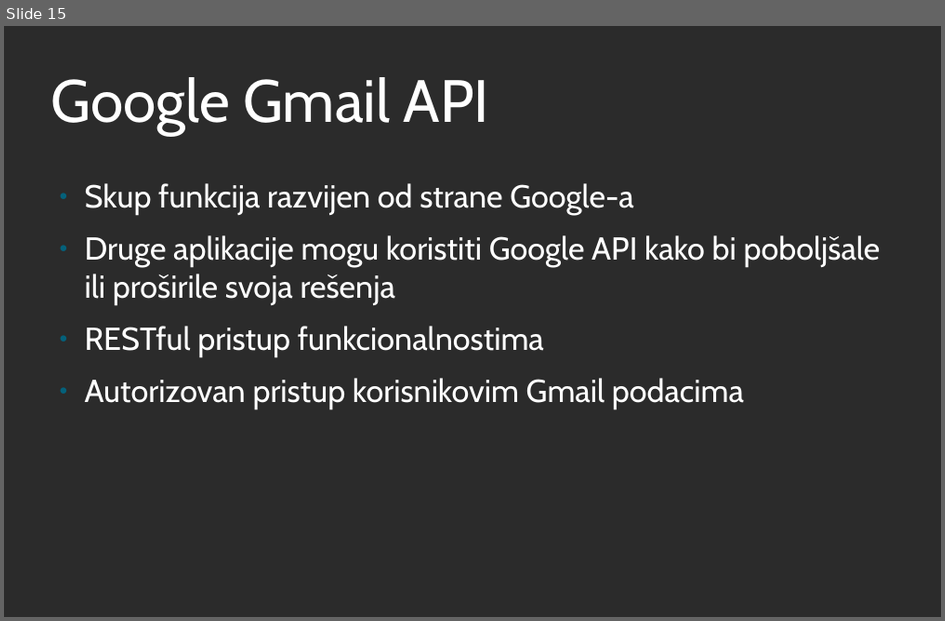
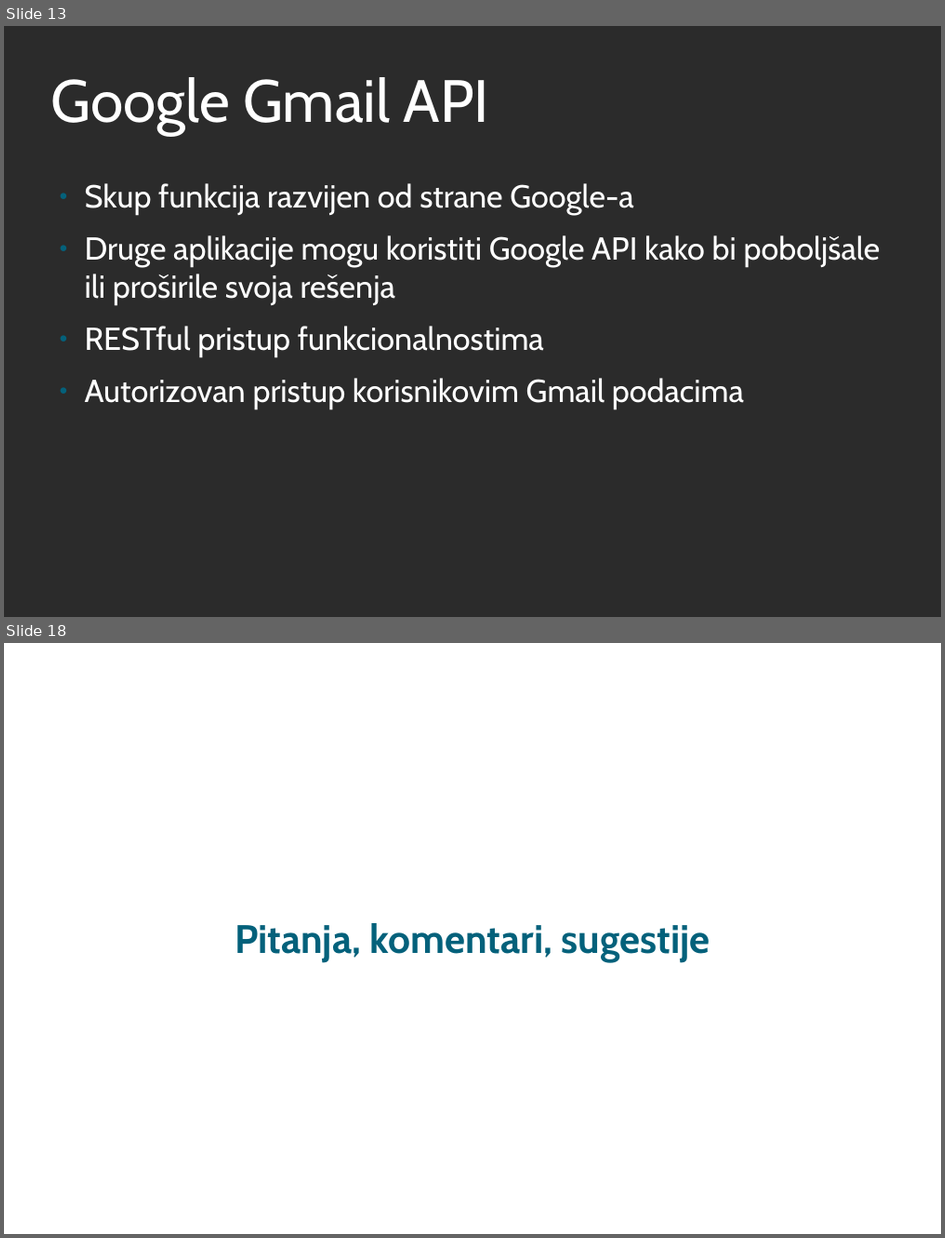
Before and after one commit to iv17/MScThesis, a slide deck: IvanaSavinPresentation.odp. Shown one above the other, each under a label of ours: slide 15 before the commit, slides 13 and 18 after it; the slides between them are not shown. The pictures are 945x621 and 945x1238 pixels, drawn with LibreOffice and Linux fonts; fonts in the diff are those of the drawing; background and template pictures are left out; a plain dark background stands for a picture behind light text. Boxes give left, top, right and bottom in pixels: in the first picture for what was removed or moved away, otherwise in the second. Text is boxed around its words. In the diff, an @@ line names an element or a change of style, - is before the commit and + after.

```diff
--- a/IvanaSavinPresentation.odp
+++ b/IvanaSavinPresentation.odp
@@ slide 18 added at <box>4,643,941,1234</box>, background picture (left out) @@
@@ subtitle added at <box>235,923,711,962</box>, 40 pt, text #04617B, bold @@
+Pitanja, komentari, sugestije
@@ what was slide 15 is now slide 13 @@
```
Also in this commit, not shown: 14 slides changed, 2 other slides added, 3 slides removed, 3 other files.
